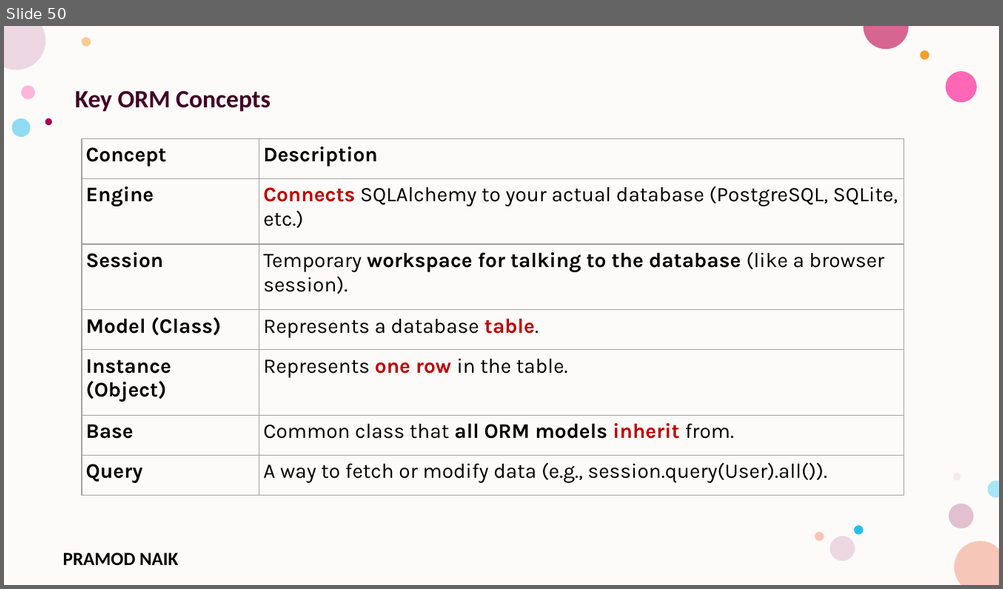
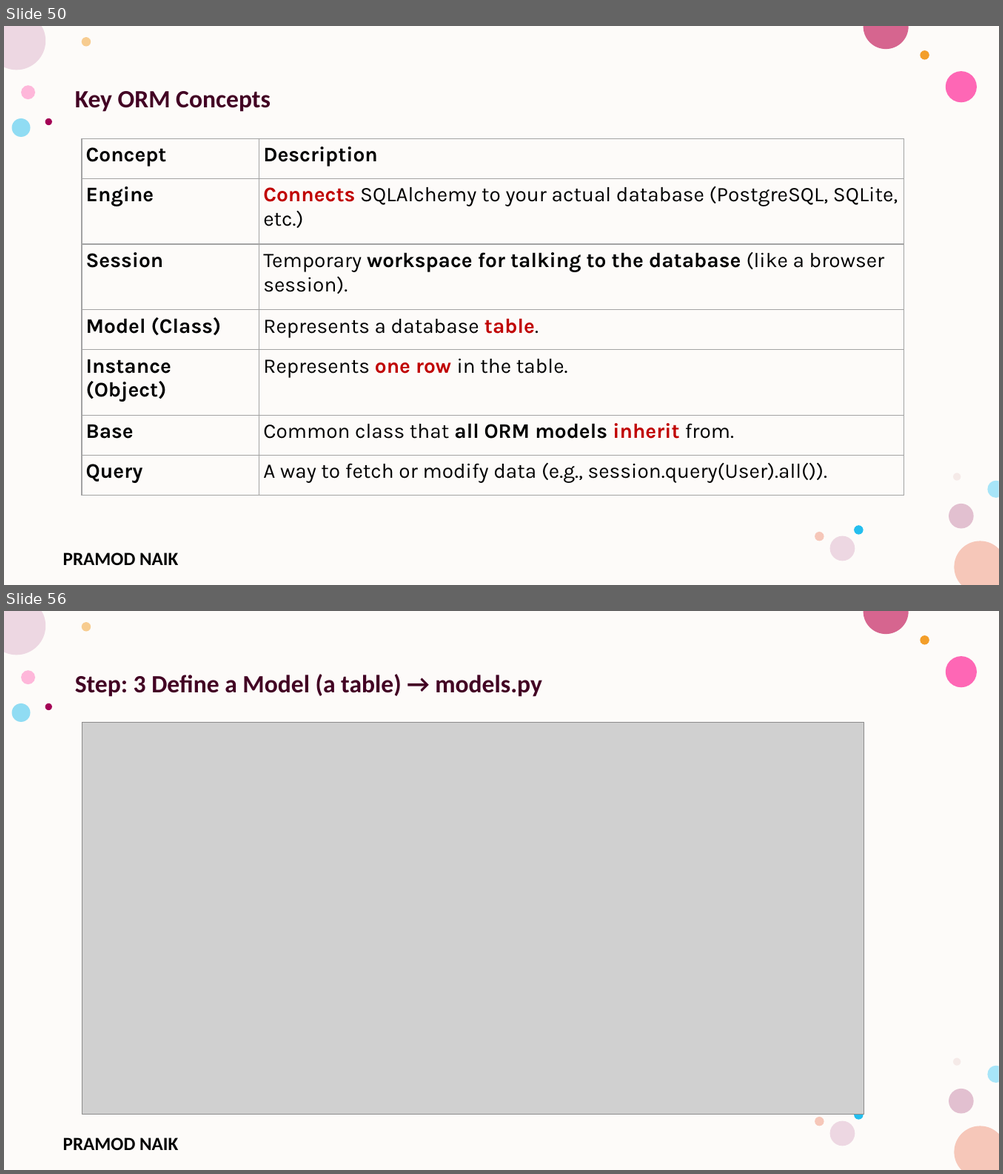
Before and after one commit to PRAMODNAIK-DEV/Backend-Dev-using-Python-FastAPI, a slide deck: FastAPI/FastAPI- Intermediate.pptx. Shown one above the other, each under a label of ours: slide 50 before the commit, slides 50 and 56 after it; the slides between them are not shown. The pictures are 1003x589 and 1003x1174 pixels, drawn with LibreOffice and Linux fonts; fonts in the diff are those of the drawing; grey boxes stand for pictures; background and template pictures are left out. Boxes give left, top, right and bottom in pixels: in the first picture for what was removed or moved away, otherwise in the second. Text is boxed around its words. In the diff, an @@ line names an element or a change of style, - is before the commit and + after.

```diff
--- a/FastAPI/FastAPI- Intermediate.pptx
+++ b/FastAPI/FastAPI- Intermediate.pptx
@@ slide 56 added at [4, 611, 999, 1170], background #FFFFFF; not listed: 17 template elements that a slide beside it also shows @@
@@ text added at [75, 674, 542, 697], 24 pt, text #420023, bold @@
+Step: 3 Define a Model (a table) → models.py
@@ picture added at [82, 722, 864, 1116] @@
```
Also in this commit, not shown: 1 slide changed, 8 other slides added, 5 slides removed, 5 other files.
